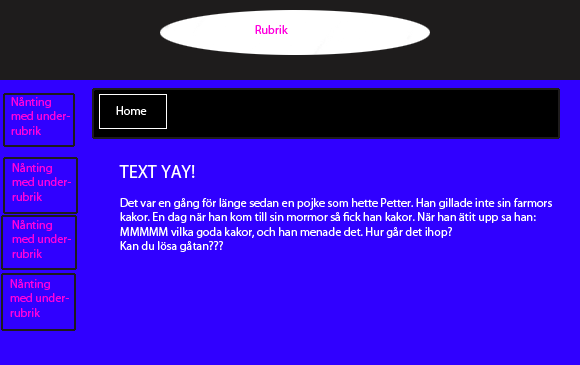
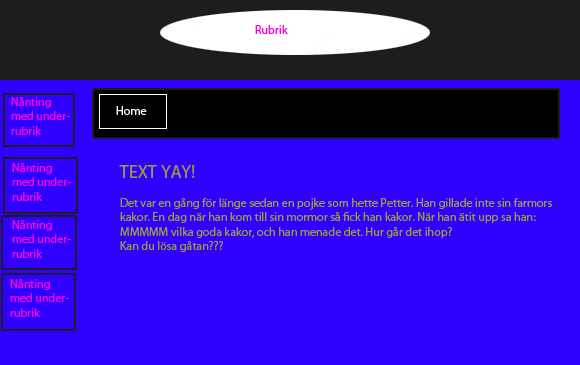
Before/after of a 580 × 365 layered artwork. What changed in the layer stack:
painted on "TEXT YAY! Det var en gång för länge sedan en pojke som hette P" over (119, 165, 552, 252)
